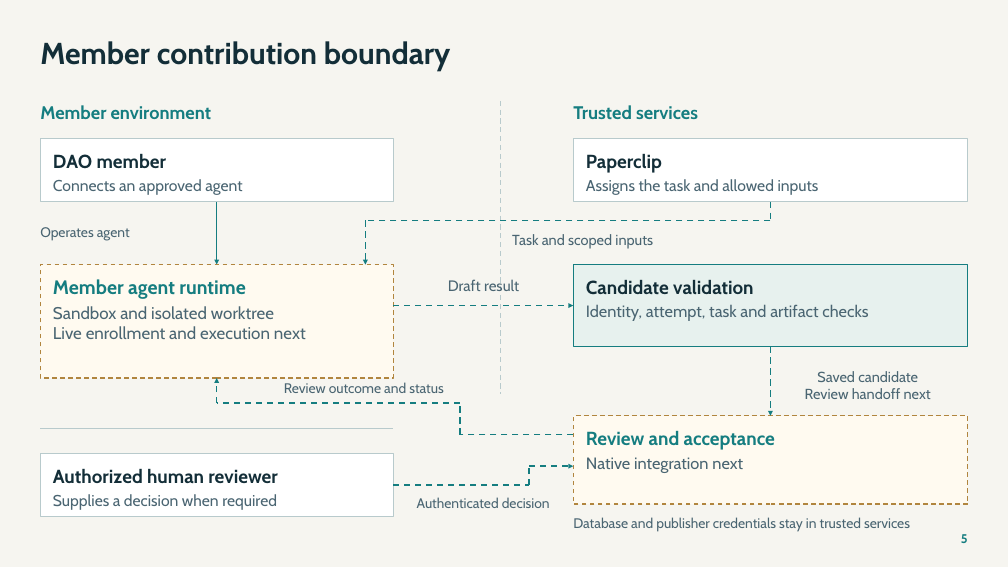
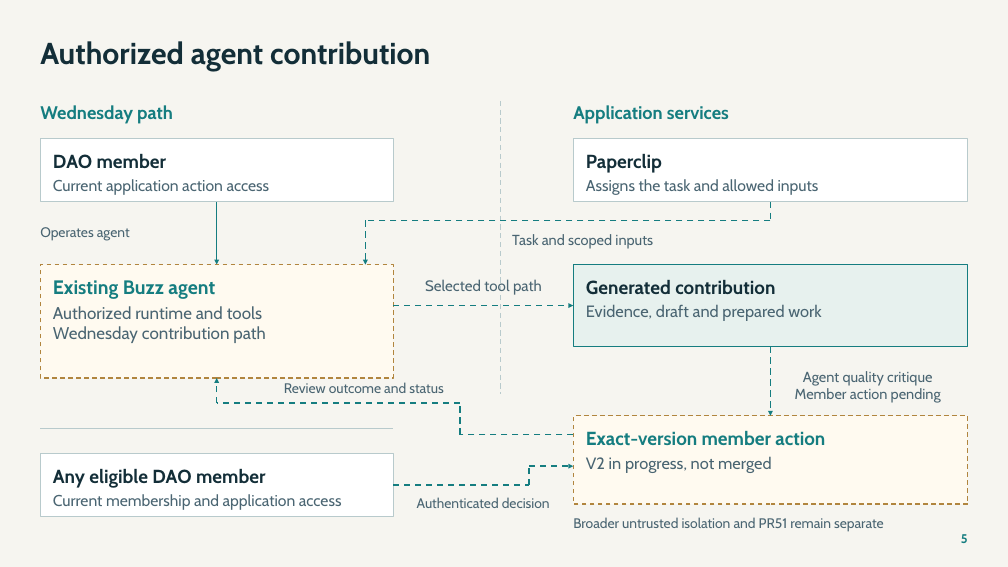
Before and after one commit to NetRxn/Inertia, a slide deck: slide 5 of Inertia-Architecture.pptx. Drawn at 1008x567 pixels with LibreOffice and Linux fonts; fonts in the diff are those of the drawing. Boxes give left, top, right and bottom in pixels: in the first picture for what was removed or moved away, otherwise in the second. Text is boxed around its words. In the diff, an @@ line names an element or a change of style, - is before the commit and + after.

Commit message:
docs: synchronize current member and Wednesday handoff contracts

```diff
--- a/Inertia-Architecture.pptx
+++ b/Inertia-Architecture.pptx
@@ text at [40, 41, 430, 71]: text changed @@
-Member contribution boundary
+Authorized agent contribution
@@ text at [40, 105, 173, 123]: text changed @@
-Member environment
+Wednesday path
@@ text at [573, 105, 729, 123]: text changed @@
-Trusted services
+Application services
@@ text at [53, 179, 270, 195]: text changed @@
-Connects an approved agent
+Current application action access
@@ text at [53, 280, 215, 299]: text changed @@
-Member agent runtime
+Existing Buzz agent
@@ text at [425, 278, 542, 295]: text changed @@
-Draft result
+Selected tool path
@@ text at [586, 280, 775, 295]: text changed @@
-Candidate validation
+Generated contribution
@@ text at [53, 306, 265, 343]: text changed @@
-Sandbox and isolated worktree
-Live enrollment and execution next
+Authorized runtime and tools
+Wednesday contribution path
@@ text at [586, 304, 821, 321]: text changed @@
-Identity, attempt, task and artifact checks
+Evidence, draft and prepared work
@@ text at [795, 371, 941, 403]: text changed @@
-Saved candidate
-Review handoff next
+Agent quality critique
+Member action pending
@@ text at [586, 431, 825, 446]: text changed @@
-Review and acceptance
+Exact-version member action
@@ text at [53, 469, 266, 488]: text changed @@
-Authorized human reviewer
+Any eligible DAO member
@@ text at [586, 456, 772, 473]: text changed @@
-Native integration next
+V2 in progress, not merged
@@ text at [53, 494, 342, 510]: text changed @@
-Supplies a decision when required
+Current membership and application access
@@ text at [573, 517, 884, 532]: text changed @@
-Database and publisher credentials stay in trusted services
+Broader untrusted isolation and PR51 remain separate
```
Also in this commit, not shown: 8 other slides changed, 22 other files.
